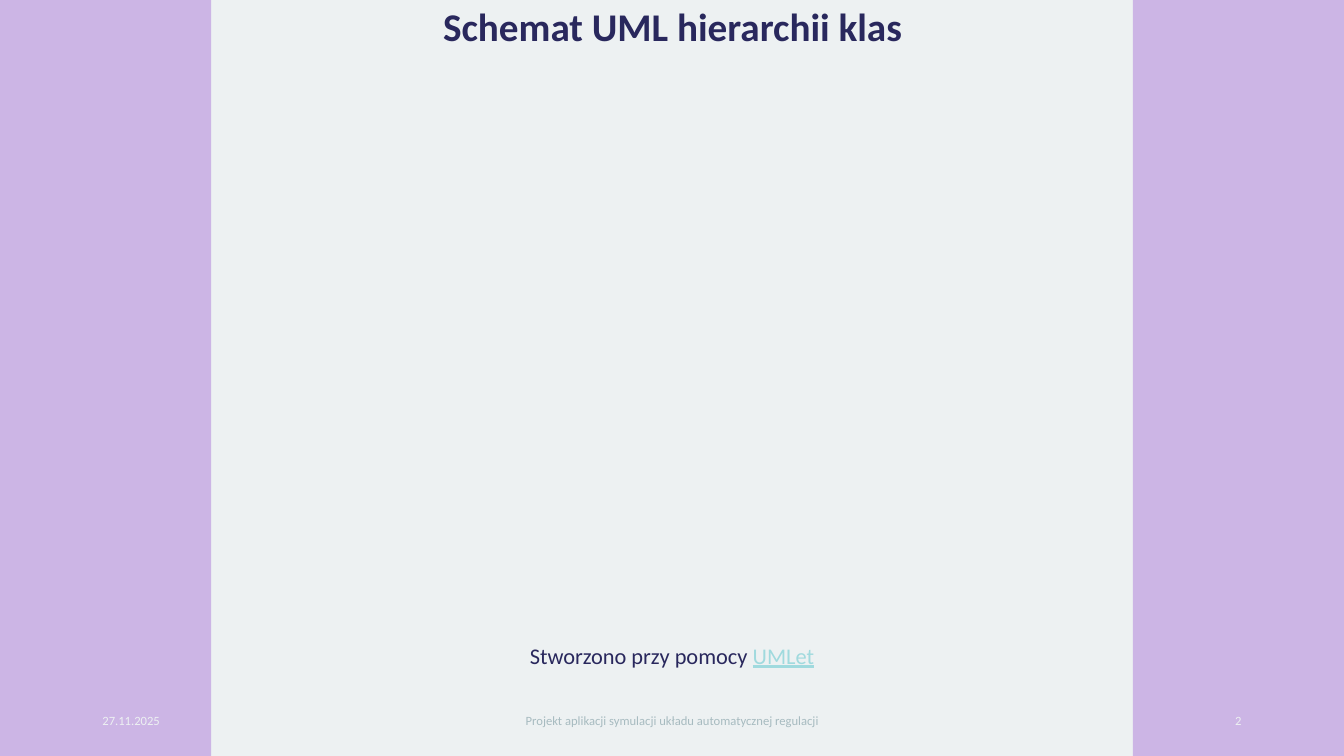
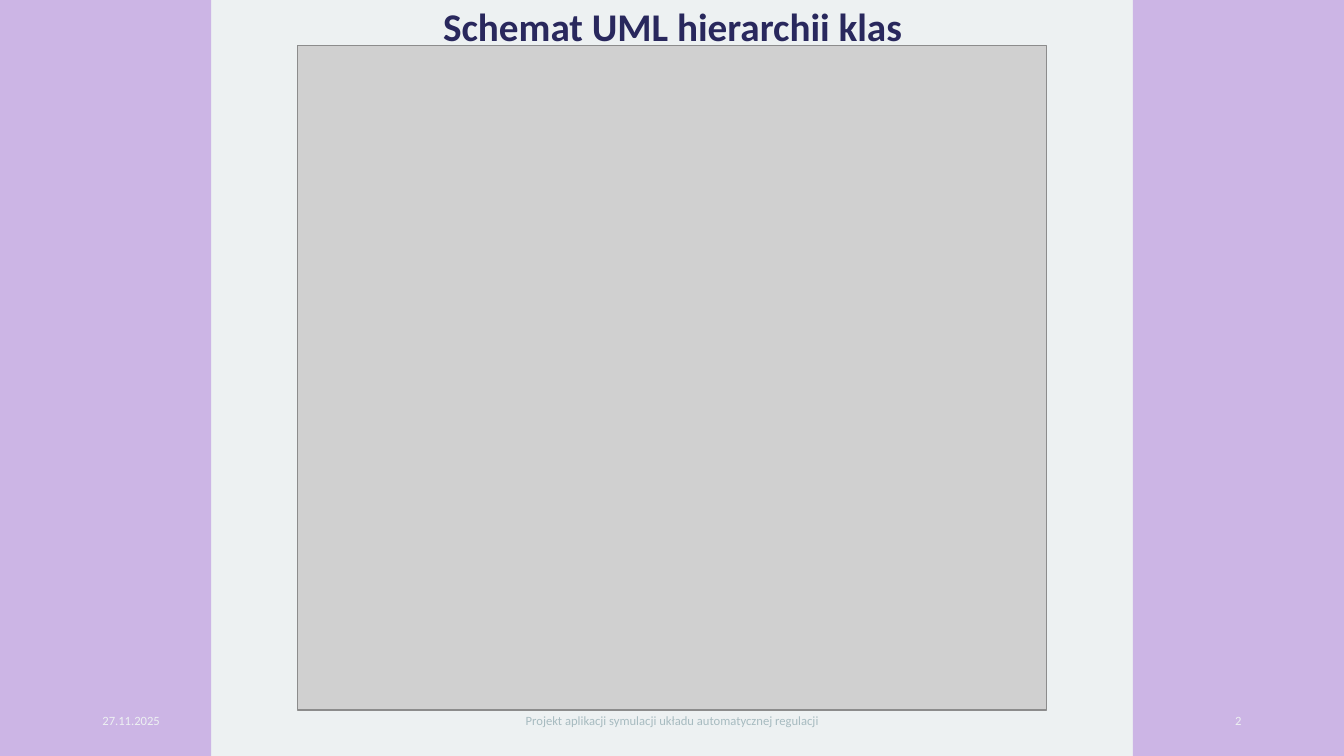
Before and after one commit to KamilWarczekIP/PK-Symulator_UAR, a slide deck: slide 2 of etap2/Projekt aplikacji symulacji układu automatycznej regulacji.pptx. Drawn at 1344x756 pixels with LibreOffice and Linux fonts; fonts in the diff are those of the drawing; grey boxes stand for pictures. Boxes give left, top, right and bottom in pixels: in the first picture for what was removed or moved away, otherwise in the second. Text is boxed around its words. In the diff, an @@ line names an element or a change of style, - is before the commit and + after.

```diff
--- a/etap2/Projekt aplikacji symulacji układu automatycznej regulacji.pptx
+++ b/etap2/Projekt aplikacji symulacji układu automatycznej regulacji.pptx
@@ picture added at bbox=[297, 46, 1047, 711] @@
@@ text removed at bbox=[530, 649, 814, 668] @@
-Stworzono przy pomocy UMLet
```
Also in this commit, not shown: 3 other slides changed, 1 slide removed.
